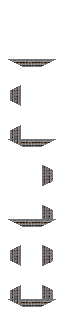
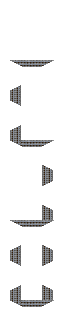
Before/after of a 70 × 320 layered artwork. What changed in the layer stack:
painted on "b_parts_shin_jp_conc_blst_5 copy 3" over [10, 246, 21, 265]
painted on "b_parts_shin_jp_conc_blst_5 copy 2" over [10, 286, 21, 305]
painted on "b_parts_shin_jp_conc_blst_5 copy" over [10, 126, 21, 145]
painted on "b_parts_shin_jp_conc_blst_5" over [10, 86, 21, 105]
painted on "b_parts_shin_jp_conc_blst_4 copy 3" over [8, 299, 56, 307]
painted on "b_parts_shin_jp_conc_blst_4 copy 2" over [8, 219, 56, 227]
painted on "b_parts_shin_jp_conc_blst_4 copy" over [8, 139, 56, 147]
painted on "b_parts_shin_jp_conc_blst_4" over [8, 59, 56, 67]
painted on "b_parts_shin_jp_conc_blst_6 copy 3" over [42, 285, 53, 306]
painted on "b_parts_shin_jp_conc_blst_6 copy 2" over [42, 245, 53, 266]
painted on "b_parts_shin_jp_conc_blst_6 copy" over [42, 205, 53, 226]
painted on "b_parts_shin_jp_conc_blst_6" over [42, 165, 53, 186]
